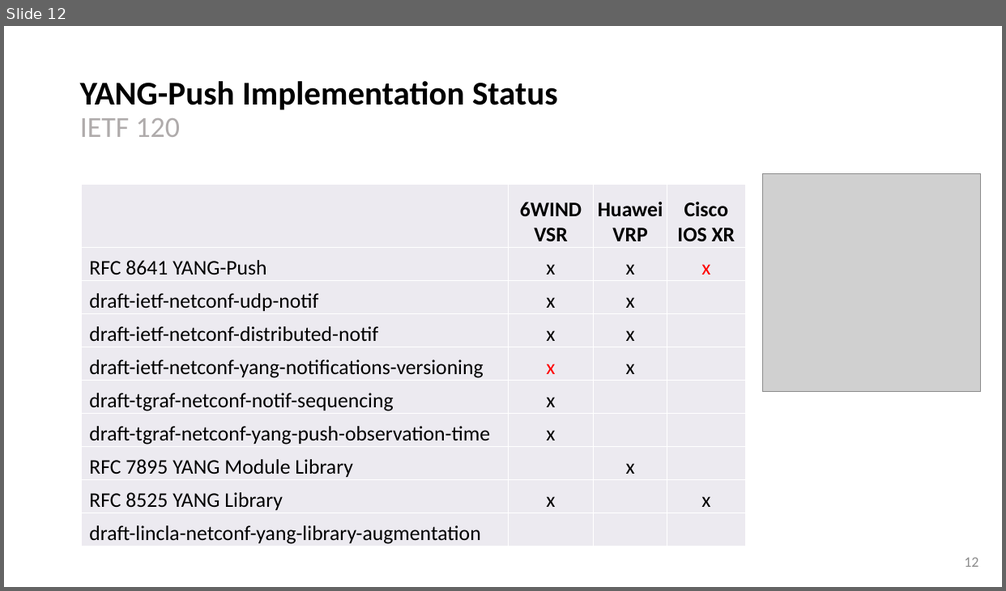
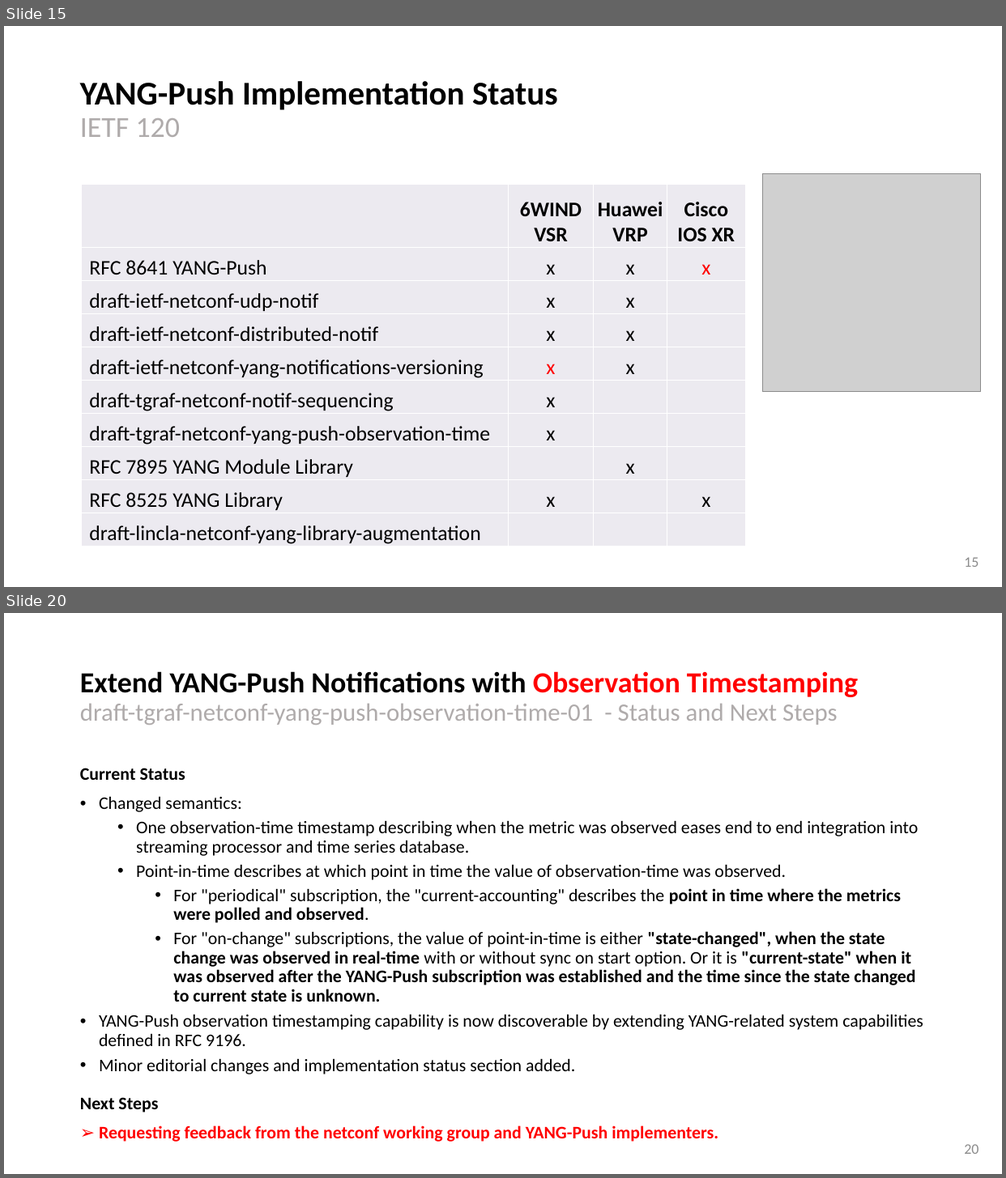
Before and after one commit to network-analytics/ietf-network-analytics-document-status, a slide deck: 120/NMOP/draft-ietf-nmop-yang-message-broker-integration.pptx. Shown one above the other, each under a label of ours: slide 12 before the commit, slides 15 and 20 after it; the slides between them are not shown. The pictures are 1006x591 and 1006x1178 pixels, drawn with LibreOffice and Linux fonts; fonts in the diff are those of the drawing; grey boxes stand for pictures. Boxes give left, top, right and bottom in pixels: in the first picture for what was removed or moved away, otherwise in the second. Text is boxed around its words. In the diff, an @@ line names an element or a change of style, - is before the commit and + after.

Commit message:
YANG-Push slides for netconf and nmop

```diff
--- a/120/NMOP/draft-ietf-nmop-yang-message-broker-integration.pptx
+++ b/120/NMOP/draft-ietf-nmop-yang-message-broker-integration.pptx
@@ slide 20 added at box(4, 613, 1002, 1174), background #FFFFFF @@
@@ title added at box(80, 671, 858, 725), 24 pt, text #AFABAB @@
+Extend YANG-Push Notifications with Observation Timestamping
+draft-tgraf-netconf-yang-push-observation-time-01 - Status and Next Steps
@@ text added at box(80, 768, 923, 1113), 17 pt, text #000000 @@
+Current Status
+• Changed semantics:
+  • One observation-time timestamp describing when the metric was observed eases end to end integration into streaming processor and time series database.
+  • Point-in-time describes at which point in time the value of observation-time was observed.
+    • For "periodical" subscription, the "current-accounting" describes the point in time where the metrics were polled and observed.
+    • For "on-change" subscriptions, the value of point-in-time is either "state-changed", when the state change was observed in real-time with or without sync on start option. Or it is "current-state" when it was observed after the YANG-Push subscription was established and the time since the state changed to current state is unknown.
+• YANG-Push observation timestamping capability is now discoverable by extending YANG-related system capabilities defined in RFC 9196.
+• Minor editorial changes and implementation status section added.
+Next Steps
+➢ Requesting feedback from the netconf working group and YANG-Push implementers.
@@ page number added at box(964, 1144, 978, 1154), 14 pt, text #8C8C8C @@
+20
@@ what was slide 12 is now slide 15 @@
@@ page number at box(964, 557, 978, 567): text changed @@
-12
+15
```
Also in this commit, not shown: 8 slides changed, 6 other slides added, 3 other files.
